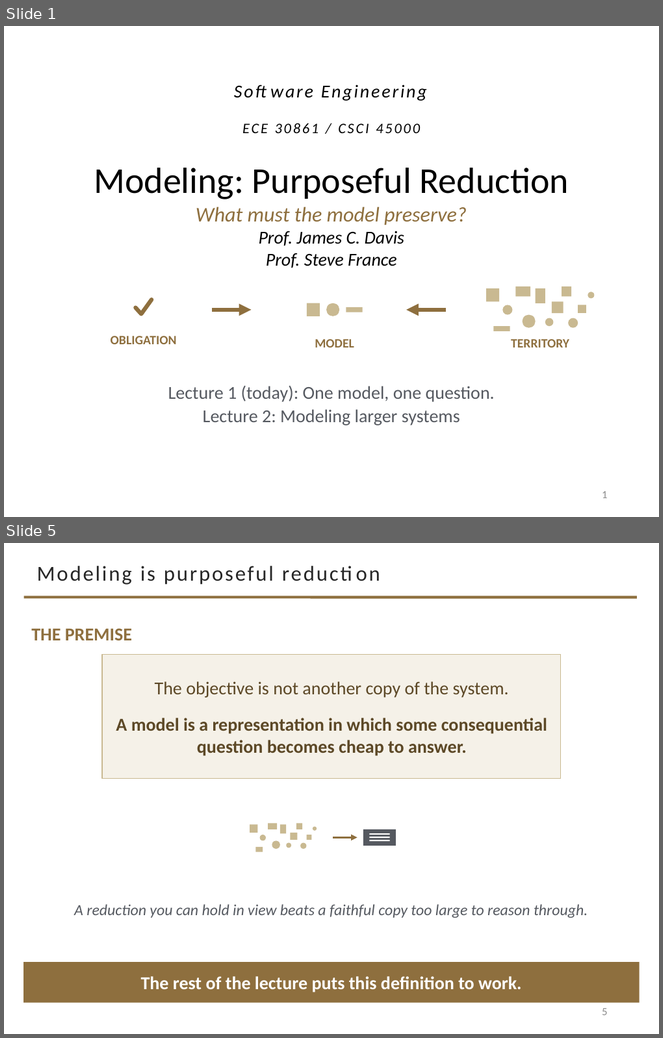
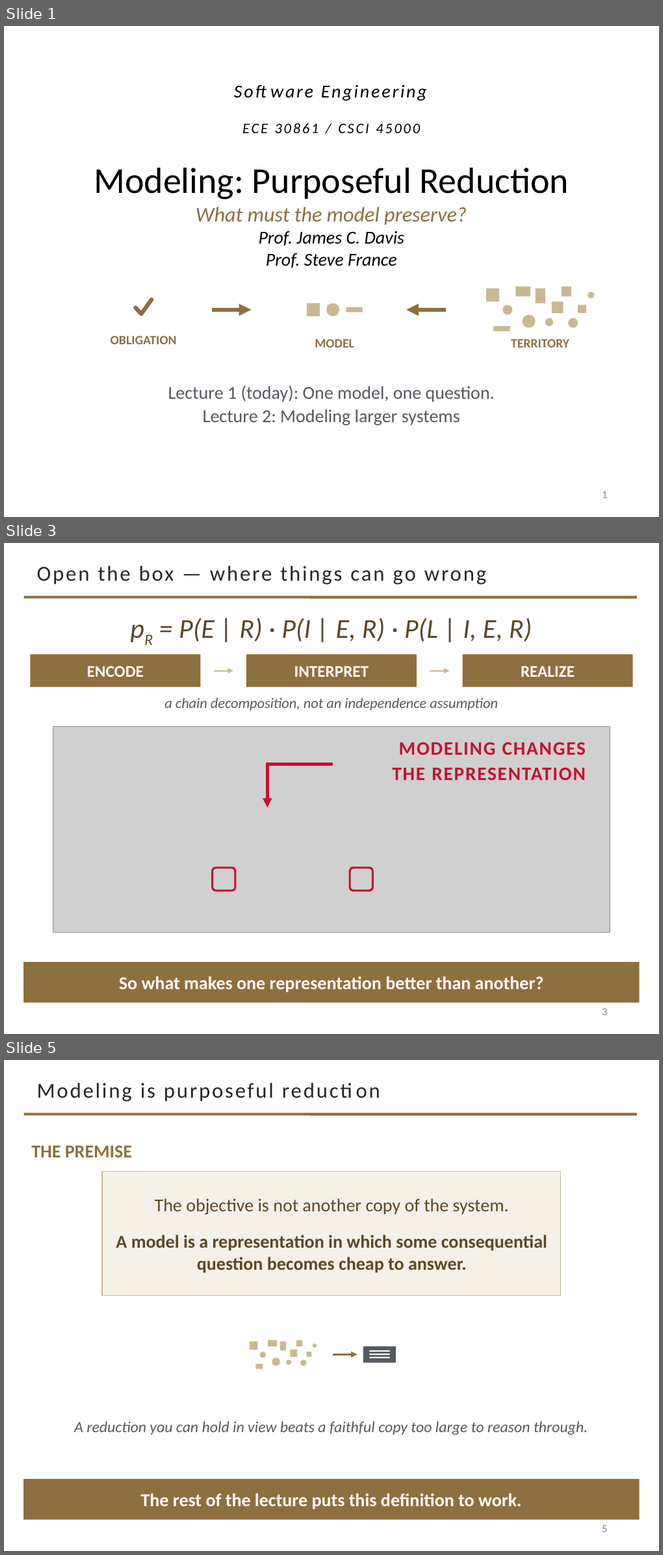
Before and after one commit to davisjam/model-based-agentic-software-engineering, a slide deck: course/lectures/act-2-delegation-and-control/02-modeling/2-2-Modeling-1-Purposeful-Reduction.pptx. Shown one above the other, each under a label of ours: slides 1 and 5 before the commit, slides 1, 3 and 5 after it; the slides between them are not shown. The pictures are 663x1038 and 663x1555 pixels, drawn with LibreOffice and Linux fonts; fonts in the diff are those of the drawing; grey boxes stand for pictures; background and template pictures are left out. Boxes give left, top, right and bottom in pixels: in the first picture for what was removed or moved away, otherwise in the second. Text is boxed around its words. In the diff, an @@ line names an element or a change of style, - is before the commit and + after.

```diff
--- a/course/lectures/act-2-delegation-and-control/02-modeling/2-2-Modeling-1-Purposeful-Reduction.pptx
+++ b/course/lectures/act-2-delegation-and-control/02-modeling/2-2-Modeling-1-Purposeful-Reduction.pptx
@@ slide 3 added at [4, 543, 659, 1034], background #FFFFFF; not listed: 1 template element that a slide beside it also shows @@
@@ title added at [37, 566, 486, 585], 23.4 pt, text #262626 @@
+Open the box — where things can go wrong
@@ text added at [179, 618, 532, 642], 30 pt, text #5C4826, italic @@
+pR = P(E | R) · P(I | E, R) · P(L | I, E, R)
@@ rectangle added at [30, 654, 200, 687], fill #8E6F3E, 18 pt, text #FFFFFF, bold @@
+ENCODE
@@ rectangle added at [246, 654, 417, 687], fill #8E6F3E, 18 pt, text #FFFFFF, bold @@
+INTERPRET
@@ rectangle added at [463, 654, 633, 687], fill #8E6F3E, 18 pt, text #FFFFFF, bold @@
+REALIZE
@@ arrow added from (214, 671) to (233, 671), #C9B991 1.5 pt @@
@@ arrow added from (430, 671) to (449, 671), #C9B991 1.5 pt @@
@@ text added at [165, 698, 498, 711], 16 pt, text #555960, italic @@
+a chain decomposition, not an independence assumption
@@ picture added at [53, 726, 610, 933] @@
@@ group added at [213, 742, 586, 891]: 2 rounded rectangles, 1 text, 1 line, 1 arrow @@
+MODELING CHANGES
+THE REPRESENTATION
@@ rectangle added at [24, 962, 640, 1003], fill #8E6F3E, 20 pt, text #FFFFFF, bold @@
+So what makes one representation better than another?
@@ page number added at [602, 1008, 607, 1016], 12 pt, text #8C8C8C @@
+3
```
Also in this commit, not shown: 1 slide changed, 1 other slide added, 2 slides removed.
